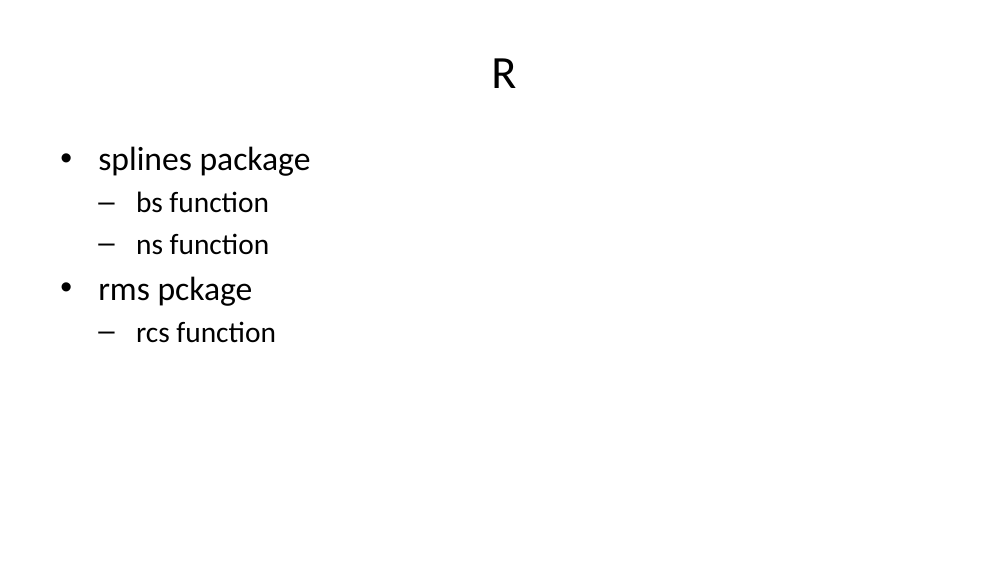
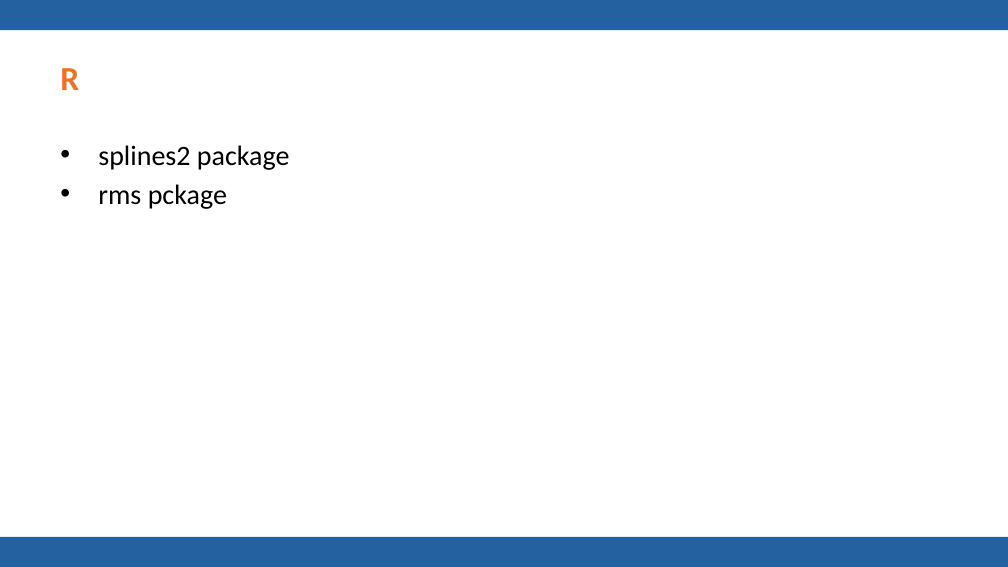
Before and after one commit to pmean/talks, a slide deck: slide 91 of splines/results/splines-slides-and-speaker-notes.pptx (slide 100 before the commit). Drawn at 1008x567 pixels with LibreOffice and Linux fonts; fonts in the diff are those of the drawing; background and template pictures are left out. Boxes give left, top, right and bottom in pixels: in the first picture for what was removed or moved away, otherwise in the second. Text is boxed around its words. In the diff, an @@ line names an element or a change of style, - is before the commit and + after.

Commit message:
Final version (I hope!) of splines talk

```diff
--- a/splines/results/splines-slides-and-speaker-notes.pptx
+++ b/splines/results/splines-slides-and-speaker-notes.pptx
@@ rectangle added at <box>0,0,1008,30</box>, fill #2361A1 @@
@@ title "R" at <box>60,68,79,90</box>: size 33 to 24 pt, text colour #000000 to #E87427, bold on; alignment centre to left @@
@@ text at <box>98,145,290,170</box>: text changed; size 21 to 20 pt @@
-• splines package
-  – bs function
-  – ns function
+• splines2 package
@@ text at <box>98,184,227,209</box>: size 24 to 20 pt in "rms pckage" @@
@@ text at <box>136,321,276,343</box>: paragraph removed @@
-  – rcs function
@@ rectangle added at <box>0,537,1008,567</box>, fill #2361A1 @@
```
Also in this commit, not shown: 71 other slides changed, 22 slides added, 32 slides removed, 9 other files.
